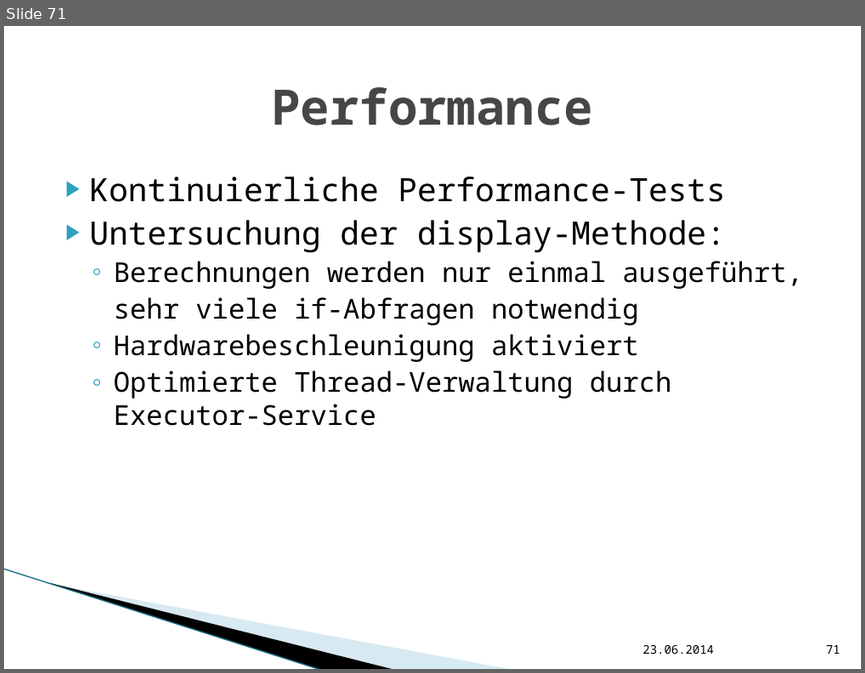
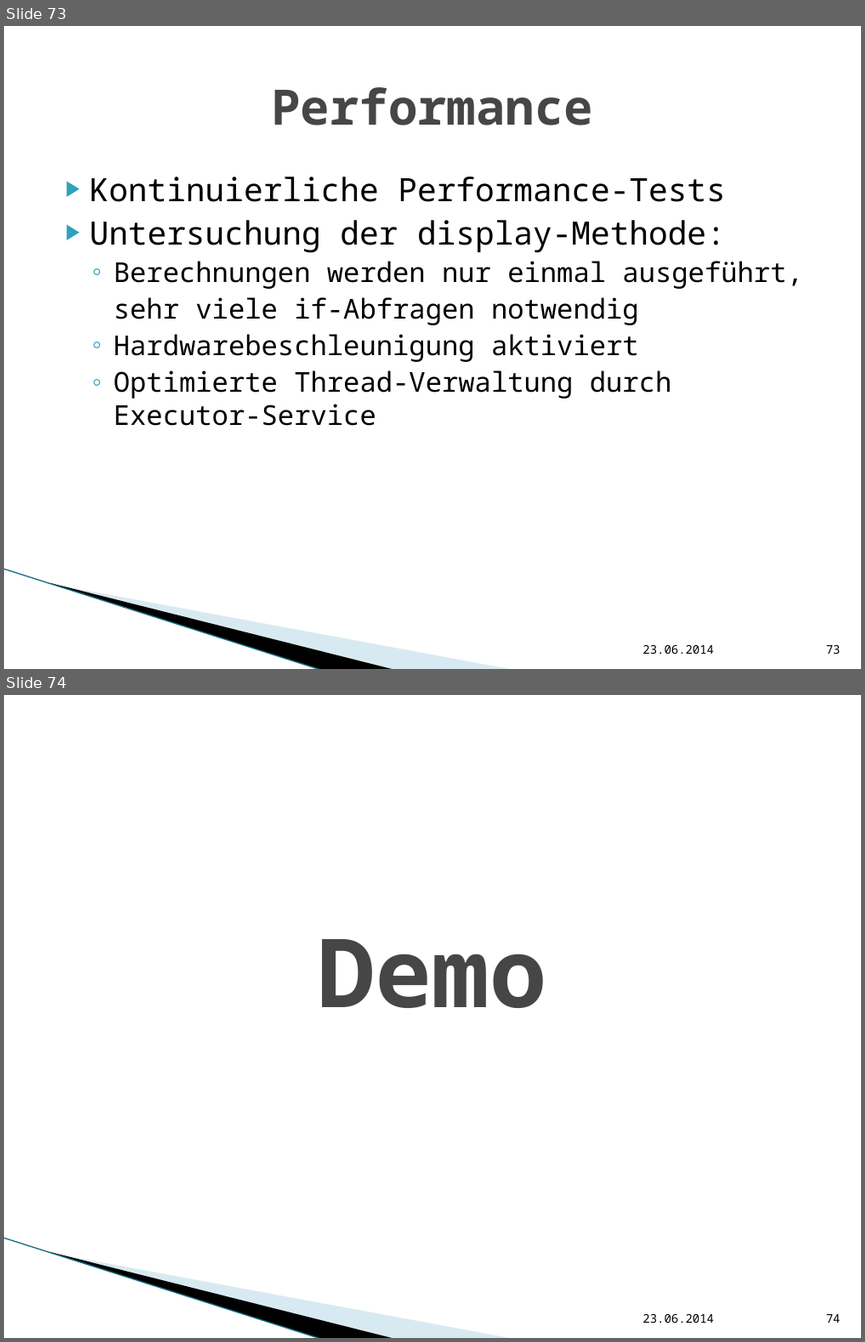
Before and after one commit to hft-swp/stuff, a slide deck: doku/präsentation nicht komplett/vCity-Präsentation.pptx. Shown one above the other, each under a label of ours: slide 71 before the commit, slides 73 and 74 after it. The pictures are 865x673 and 865x1342 pixels, drawn with LibreOffice and Linux fonts; fonts in the diff are those of the drawing; background and template pictures are left out. Boxes give left, top, right and bottom in pixels: in the first picture for what was removed or moved away, otherwise in the second. Text is boxed around its words. In the diff, an @@ line names an element or a change of style, - is before the commit and + after.

```diff
--- a/doku/präsentation nicht komplett/vCity-Präsentation.pptx
+++ b/doku/präsentation nicht komplett/vCity-Präsentation.pptx
@@ slide 74 added at [4,695,861,1338], background #FFFFFF; not listed: 3 template elements that a slide beside it also shows @@
@@ title added at [318,939,547,1008], 80 pt, text #464646, bold @@
+Demo
@@ text added at [642,1314,714,1322], 10 pt, text #000000 @@
+23.06.2014
@@ page number added at [826,1314,840,1322], 10 pt, text #000000 @@
+74
@@ what was slide 71 is now slide 73 @@
@@ page number at [826,645,840,653]: text changed @@
-71
+73
```
Also in this commit, not shown: 7 slides changed, 2 other slides added, 1 slide removed.
